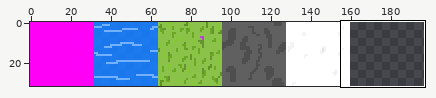
A sprite sheet gets an edit: BPW-Generator-Unity/Assets/2_Sprites/tiles.png. The picture above shows the old version from afar; the outline marks the close-up.
Close-up. Old version:
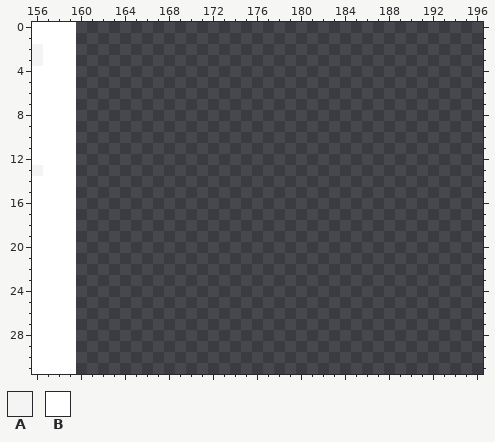
The file is 320x32 pixels. Colours within 5 levels of each other are drawn and written as one. Shown: x 156..196, y 0..31. The wide view leaves out empty margins.
Palette (. is transparent): A #f4f4f4  B #ffffff
Pixels before, first column x 156:
 0 BBBB
 1 BBBB
 2 ABBB
 3 ABBB
 4 BBBB
 5 BBBB
 6 BBBB
 7 BBBB
 8 BBBB
 9 BBBB
10 BBBB
11 BBBB
12 BBBB
13 ABBB
14 BBBB
15 BBBB
16 BBBB
17 BBBB
18 BBBB
19 BBBB
20 BBBB
21 BBBB
22 BBBB
23 BBBB
24 BBBB
25 BBBB
26 BBBB
27 BBBB
28 BBBB
29 BBBB
30 BBBB
31 BBBB
Once edited:
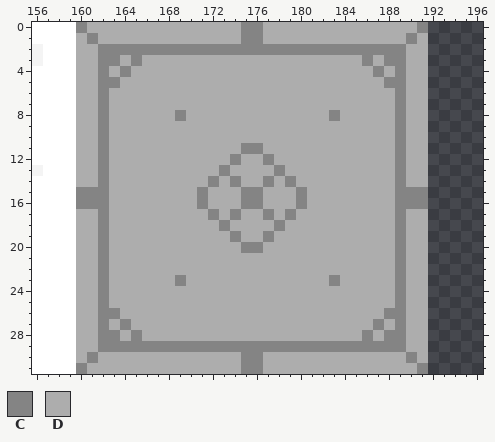
Colours new in this view: C #848484  D #adadad
Changes in this commit:
The author put colour C in row 0 at x 160, 175 to 176 and 191; in row 1 at x 161, 175 to 176 and 190; in row 2 at x 162 to 189; in row 3 at x 162 to 163, 165, 186 and 188 to 189; in row 4 at x 162, 164, 187 and 189; in row 5 at x 162 to 163 and 188 to 189.
The author put colour C in rows 6 to 7 at x 162 and 189; in row 8 at x 162, 169, 183 and 189; in rows 9 to 10 at x 162 and 189; in row 11 at x 162, 175 to 176 and 189; in row 12 at x 162, 174, 177 and 189; in row 13 at x 162, 173, 178 and 189.
The author put colour C in row 14 at x 162, 172, 174, 177, 179 and 189; in rows 15 to 16 at x 160 to 162, 171, 175 to 176, 180 and 189 to 191; in row 17 at x 162, 172, 174, 177, 179 and 189; in row 18 at x 162, 173, 178 and 189; in row 19 at x 162, 174, 177 and 189; in row 20 at x 162, 175 to 176 and 189.
The author put colour C in rows 21 to 22 at x 162 and 189; in row 23 at x 162, 169, 183 and 189; in rows 24 to 25 at x 162 and 189; in row 26 at x 162 to 163 and 188 to 189; in row 27 at x 162, 164, 187 and 189; in row 28 at x 162 to 163, 165, 186 and 188 to 189.
The author put colour C in row 29 at x 162 to 189; in row 30 at x 161, 175 to 176 and 190; in row 31 at x 160, 175 to 176 and 191.
The author put colour D in row 0 at x 161 to 174 and 177 to 190; in row 1 at x 160, 162 to 174, 177 to 189 and 191; in row 2 at x 160 to 161 and 190 to 191; in row 3 at x 160 to 161, 164, 166 to 185, 187 and 190 to 191; in row 4 at x 160 to 161, 163, 165 to 186, 188 and 190 to 191; in row 5 at x 160 to 161, 164 to 187 and 190 to 191.
The author put colour D in rows 6 to 7 at x 160 to 161, 163 to 188 and 190 to 191; in row 8 at x 160 to 161, 163 to 168, 170 to 182, 184 to 188 and 190 to 191; in rows 9 to 10 at x 160 to 161, 163 to 188 and 190 to 191; in row 11 at x 160 to 161, 163 to 174, 177 to 188 and 190 to 191; in row 12 at x 160 to 161, 163 to 173, 175 to 176, 178 to 188 and 190 to 191; in row 13 at x 160 to 161, 163 to 172, 174 to 177, 179 to 188 and 190 to 191.
The author put colour D in row 14 at x 160 to 161, 163 to 171, 173, 175 to 176, 178, 180 to 188 and 190 to 191; in rows 15 to 16 at x 163 to 170, 172 to 174, 177 to 179 and 181 to 188; in row 17 at x 160 to 161, 163 to 171, 173, 175 to 176, 178, 180 to 188 and 190 to 191; in row 18 at x 160 to 161, 163 to 172, 174 to 177, 179 to 188 and 190 to 191; in row 19 at x 160 to 161, 163 to 173, 175 to 176, 178 to 188 and 190 to 191; in row 20 at x 160 to 161, 163 to 174, 177 to 188 and 190 to 191.
The author put colour D in rows 21 to 22 at x 160 to 161, 163 to 188 and 190 to 191; in row 23 at x 160 to 161, 163 to 168, 170 to 182, 184 to 188 and 190 to 191; in rows 24 to 25 at x 160 to 161, 163 to 188 and 190 to 191; in row 26 at x 160 to 161, 164 to 187 and 190 to 191; in row 27 at x 160 to 161, 163, 165 to 186, 188 and 190 to 191; in row 28 at x 160 to 161, 164, 166 to 185, 187 and 190 to 191.
The author put colour D in row 29 at x 160 to 161 and 190 to 191; in row 30 at x 160, 162 to 174, 177 to 189 and 191; in row 31 at x 161 to 174 and 177 to 190.
